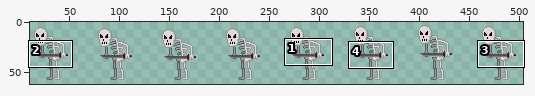
File history of a sprite sheet, Roguelike/Assets/Art/Characters/Enemy/skeletonv2/Skeleton v2_Idle.png. Above, an overview of the earlier version with the close-up marked.
Close-up. The starting point:
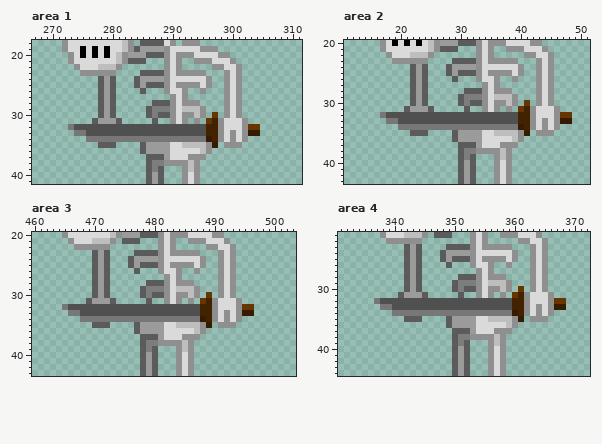
Shown: area 1: x 267..311, y 18..41; area 2: x 11..51, y 20..43; area 3: x 460..503, y 20..43; area 4: x 331..372, y 21..44. The wide view leaves out empty margins. The commit also changed other parts of the picture, which this record leaves out.
The result:
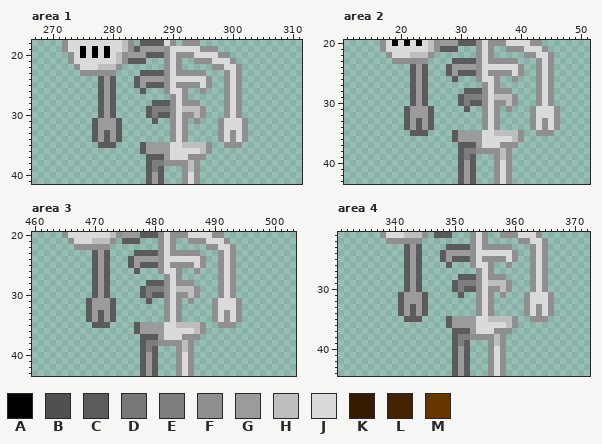
Palette (. is transparent): A #000000  B #505050  C #5b5b5b  D #777777  E #7d7d7d  F #8f8f8f  G #9b9b9b  H #bebebe  J #dadada  K #351b00  L #432200  M #683500
From old to new:
file 512x64 -> 1536x192 pixels (blocks of 1x1 -> 3x3; one block is one cell here)
Changed rows in their new state; - is an unchanged pixel.
Area 1:
first column x 273:
30 ------------------------.-------
31 -----------------------..-------
32 ....CGGGC........FJF.....-----..
33 -...CGCGC........FJF.....-----..
34 ---.CGCGC........FJF.....-------
35 ------------------------.-------
Area 2:
first column x 17:
30 ------------------------.-------
31 -----------------------..-------
32 ....CGGGC........FJF.....-----..
33 -...CGCGC........FJF.....-----..
34 ---.CGCGC........FJF.....-------
35 ------------------------.-------
Area 3:
first column x 465:
30 ------------------------.-------
31 -----------------------..-------
32 ....CGGGC........FJF.....-----..
33 -...CGCGC........FJF.....-----..
34 ---.CGCGC........FJF.....-------
35 ------------------------.-------
Area 4:
first column x 337:
30 ------------------------.-------
31 -----------------------..-------
32 ....CGGGC........FJF.....-----..
33 -...CGCGC........FJF.....-----..
34 ---.CGCGC........FJF.....-------
35 ------------------------.-------
